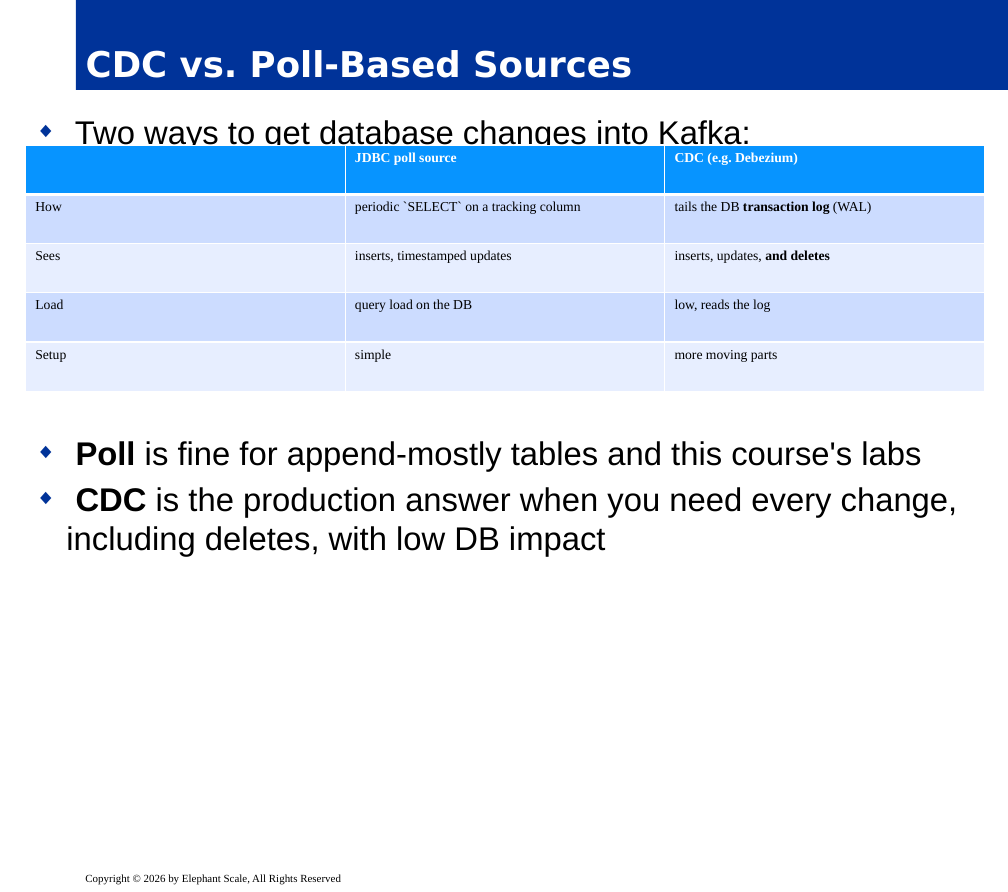
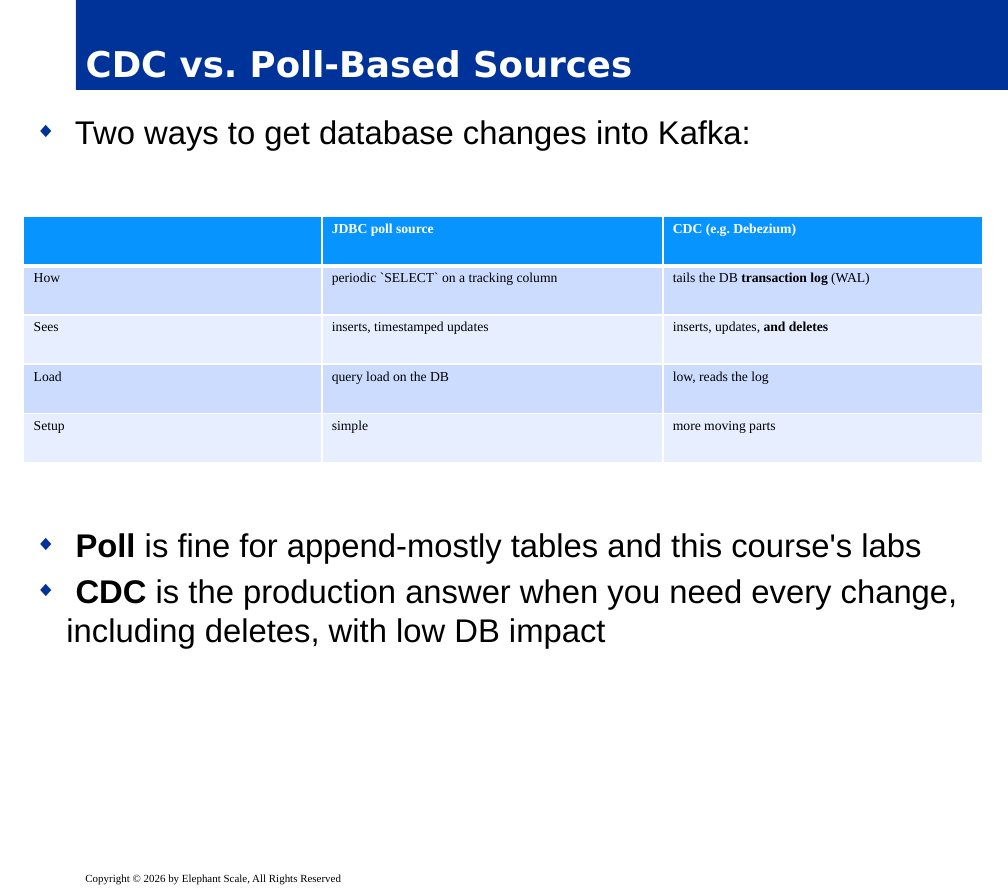
Before and after one commit to elephantscale/Apache-Kafka-for-Developers, a slide deck: slide 9 of slides/release/09__inter-5-kafka-connect.pptx. Drawn at 1008x892 pixels with LibreOffice and Linux fonts; fonts in the diff are those of the drawing; background and template pictures are left out. Boxes give left, top, right and bottom in pixels: in the first picture for what was removed or moved away, otherwise in the second. Text is boxed around its words. In the diff, an @@ line names an element or a change of style, - is before the commit and + after.

```diff
--- a/slides/release/09__inter-5-kafka-connect.pptx
+++ b/slides/release/09__inter-5-kafka-connect.pptx
@@ text "Two ways to get database ..." rewrapped from <box>66,120,958,557</box> to <box>66,120,958,649</box> @@
@@ table: place and size @@
-table at <box>26,146,984,391</box>
+table at <box>24,216,982,502</box>
```
Also in this commit, not shown: 7 other slides changed, 1 other file.
